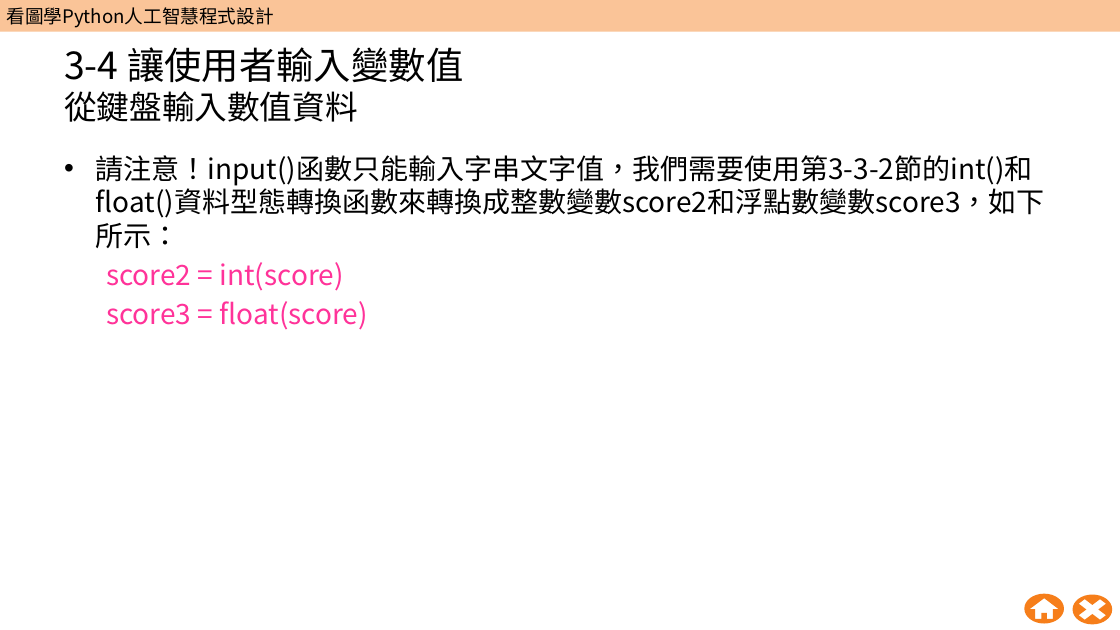
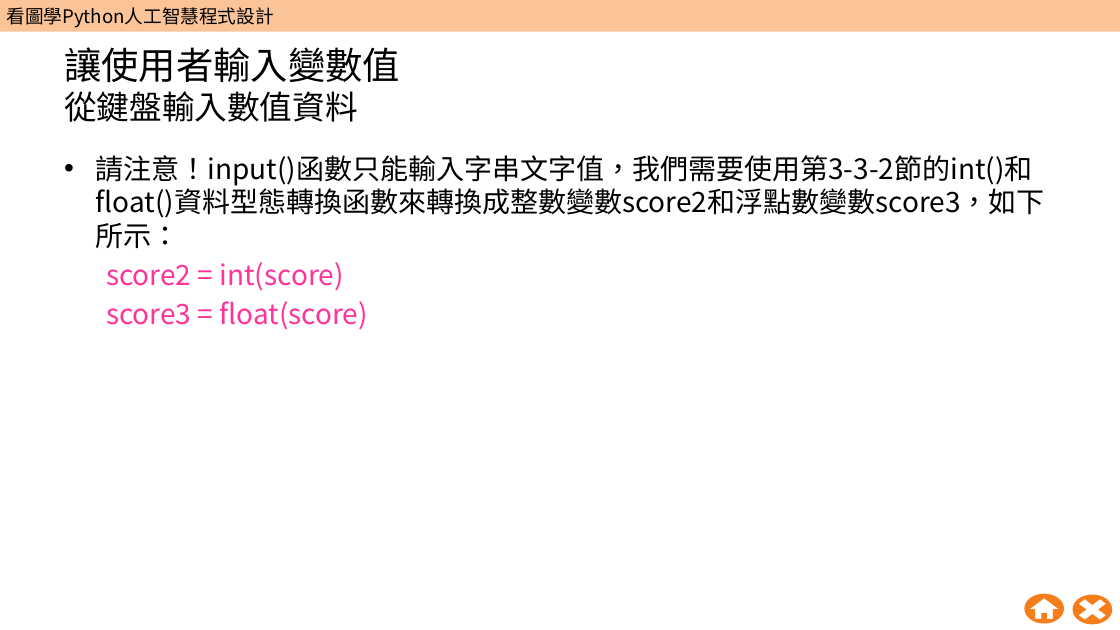
Before and after one commit to wangsungwen/Python-Artificial-Intelligence-Instruction, a slide deck: slide 52 of 五週Python人工智慧教學包/第1週/W01_教學簡報.pptx (slide 53 before the commit). Drawn at 1120x630 pixels with LibreOffice and Linux fonts; fonts in the diff are those of the drawing; background and template pictures are left out. Boxes give left, top, right and bottom in pixels: in the first picture for what was removed or moved away, otherwise in the second. Text is boxed around its words. In the diff, an @@ line names an element or a change of style, - is before the commit and + after.

```diff
--- a/五週Python人工智慧教學包/第1週/W01_教學簡報.pptx
+++ b/五週Python人工智慧教學包/第1週/W01_教學簡報.pptx
@@ title at [64,47,400,122]: text changed @@
-3-4 讓使用者輸入變數值
-從鍵盤輸入數值資料
+讓使用者輸入變數值
+從鍵盤輸入數值資料
```
Also in this commit, not shown: 22 other slides changed, 1 slide removed.
